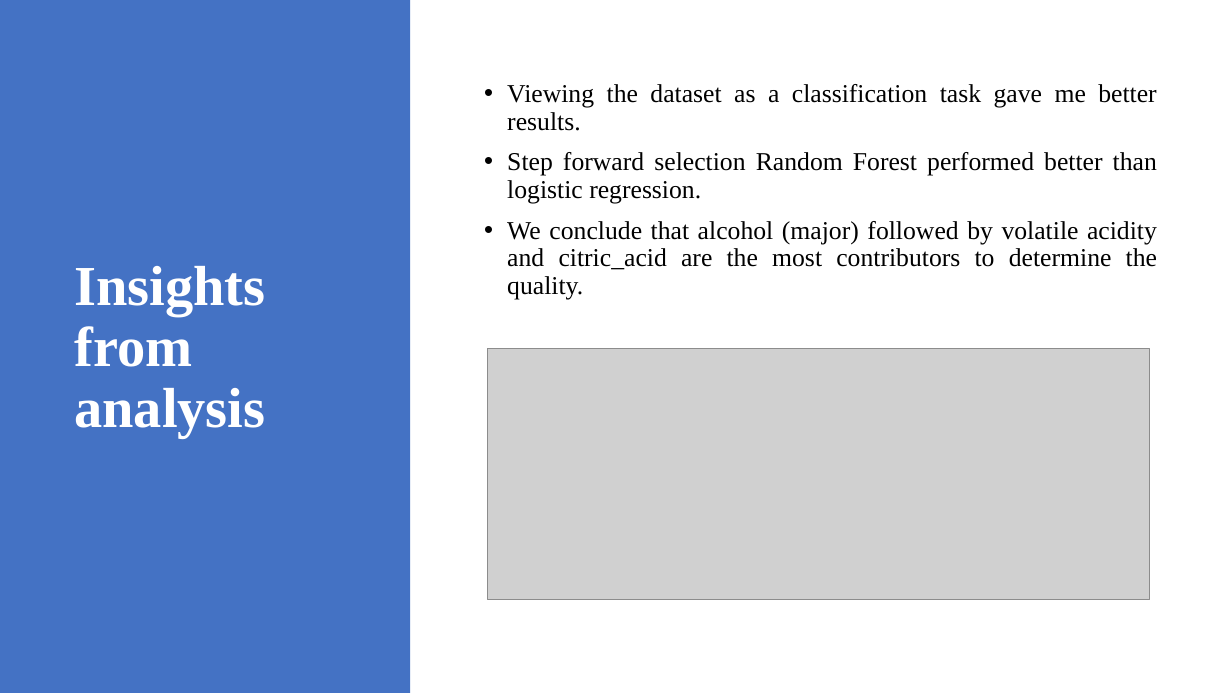
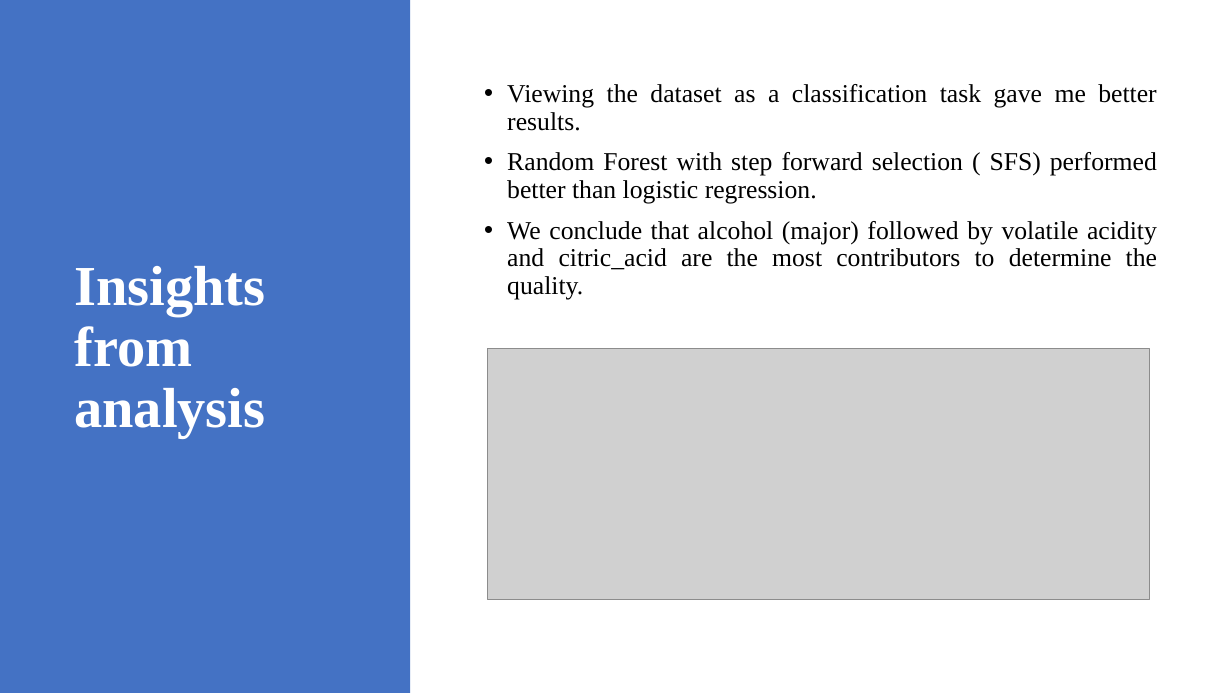
Before and after one commit to eliasturk/Red-wine-quality, a slide deck: slide 18 of Wine Quality.pptx. Drawn at 1232x693 pixels with LibreOffice and Linux fonts; fonts in the diff are those of the drawing; grey boxes stand for pictures. Boxes give left, top, right and bottom in pixels: in the first picture for what was removed or moved away, otherwise in the second. Text is boxed around its words. In the diff, an @@ line names an element or a change of style, - is before the commit and + after.

```diff
--- a/Wine Quality.pptx
+++ b/Wine Quality.pptx
@@ text at (x1=507, y1=152, x2=1157, y2=204): text changed @@
-• Step forward selection Random Forest performed better than logistic regression.
+• Random Forest with step forward selection ( SFS) performed better than logistic regression.
```
Also in this commit, not shown: 1 other slide changed, 1 slide added.
